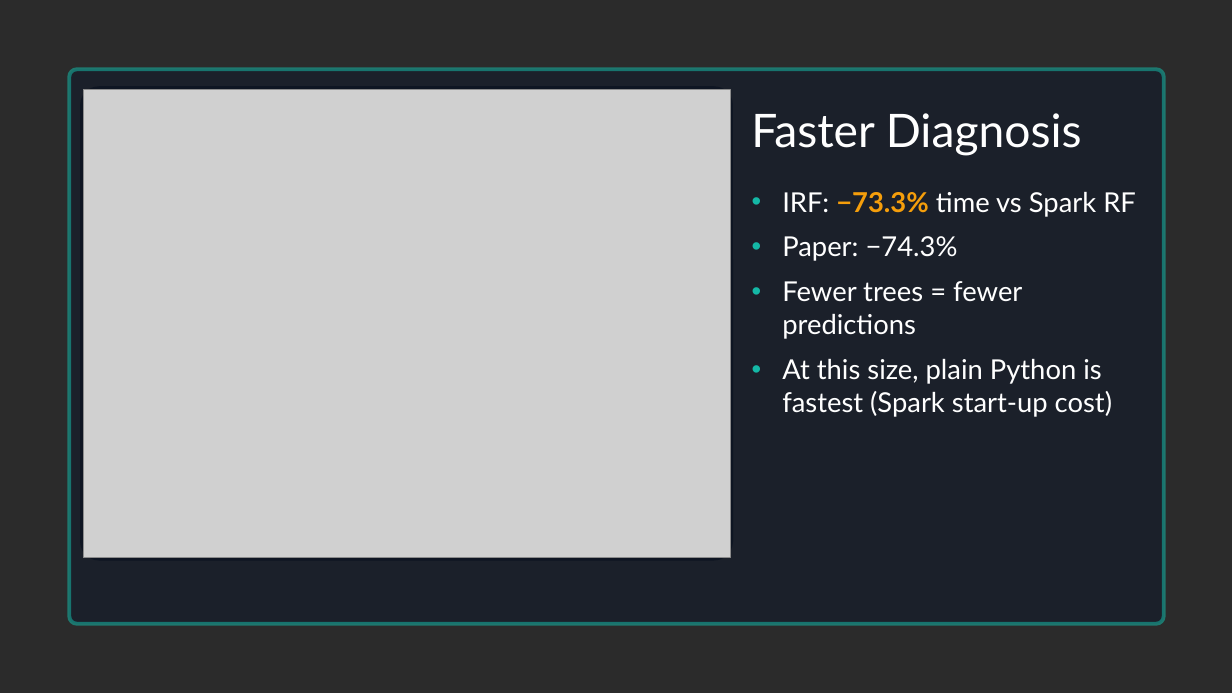
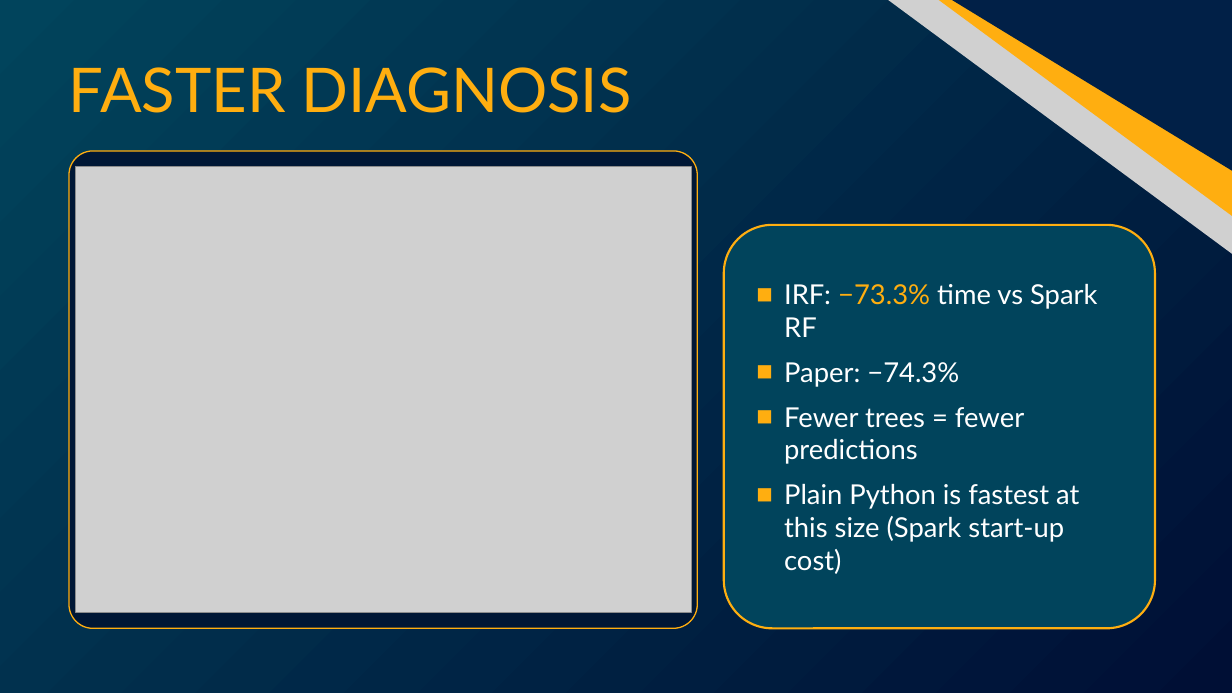
Before and after one commit to amnaaljasmi701/ai508-bearing-irf-reproduction, a slide deck: slide 12 of report/AI508_A2_Presentation.pptx. Drawn at 1232x693 pixels with LibreOffice and Linux fonts; fonts in the diff are those of the drawing; grey boxes stand for pictures; background and template pictures are left out; a plain dark background stands for a picture behind light text. Boxes give left, top, right and bottom in pixels: in the first picture for what was removed or moved away, otherwise in the second. Text is boxed around its words. In the diff, an @@ line names an element or a change of style, - is before the commit and + after.

```diff
--- a/report/AI508_A2_Presentation.pptx
+++ b/report/AI508_A2_Presentation.pptx
@@ background picture (left out) to gradient #01445C to #000F35 @@
@@ freeform shape added at box(462, 0, 1232, 527), fill #FFAE10 @@
@@ freeform shape added at box(469, 0, 1232, 468), fill #012047 @@
@@ picture added at box(686, 0, 1232, 563) @@
@@ text at box(69, 67, 632, 113): text changed; size 54 to 72 pt; text colour #FFFFFF to #FFAE10 @@
-Faster Diagnosis
+FASTER DIAGNOSIS
@@ freeform shape removed at box(69, 69, 1164, 623) @@
@@ rounded rectangle: place and size @@
-rounded rectangle at box(80, 86, 733, 561)
+rounded rectangle at box(69, 151, 697, 628)
@@ rounded rectangle at box(69, 151, 697, 628): fill #0B1220 at 78% opacity to #001735; outline none to #FFAE10 1.5 pt; proportions changed @@
@@ picture: place and size @@
-picture at box(83, 89, 730, 557)
+picture at box(75, 166, 691, 612)
@@ rounded rectangle "IRF: −73.3% time vs Spark ...": place and size @@
-rounded rectangle "IRF: −73.3% time vs Spark ..." at box(782, 192, 1136, 417)
+rounded rectangle "IRF: −73.3% time vs Spark ..." at box(724, 225, 1155, 628)
@@ rounded rectangle "IRF: −73.3% time vs Spark ..." at box(724, 225, 1155, 628): vertical alignment top to middle; fill none to #01445C; outline none to #FFAE10 2.5 pt @@
@@ text in rounded rectangle at box(784, 283, 1097, 464): text colour #F59E0B to #FFAE10, bold off in "−73.3%"; bullet • to ■; bullet colour #14B8A6 to #FFAE10 @@
@@ text in rounded rectangle at box(784, 483, 1079, 574): text changed @@
-• At this size, plain Python is fastest (Spark start-up cost)
+■ Plain Python is fastest at this size (Spark start-up cost)
```
Also in this commit, not shown: 17 other slides changed, 1 slide added, 1 slide removed, 8 other files.
